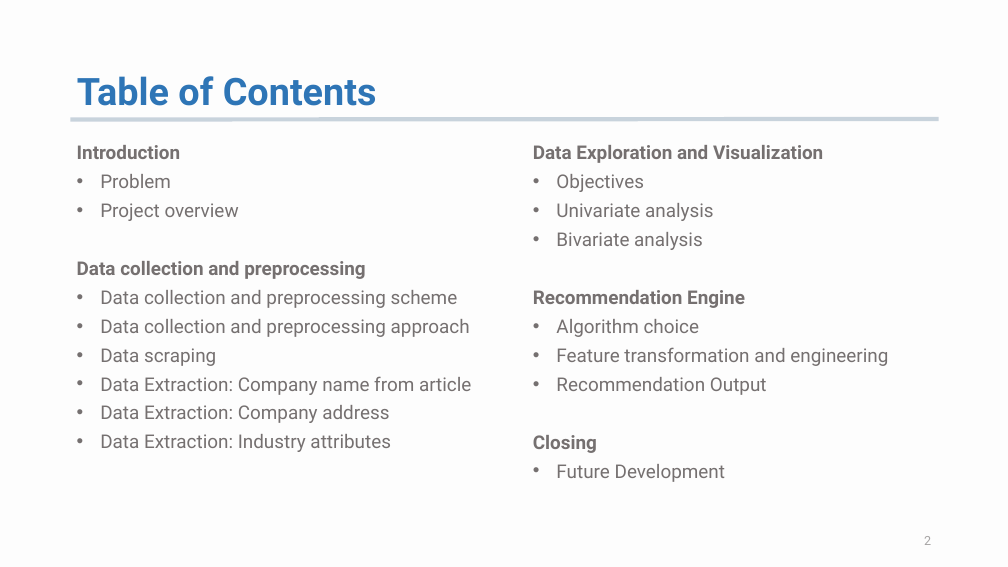
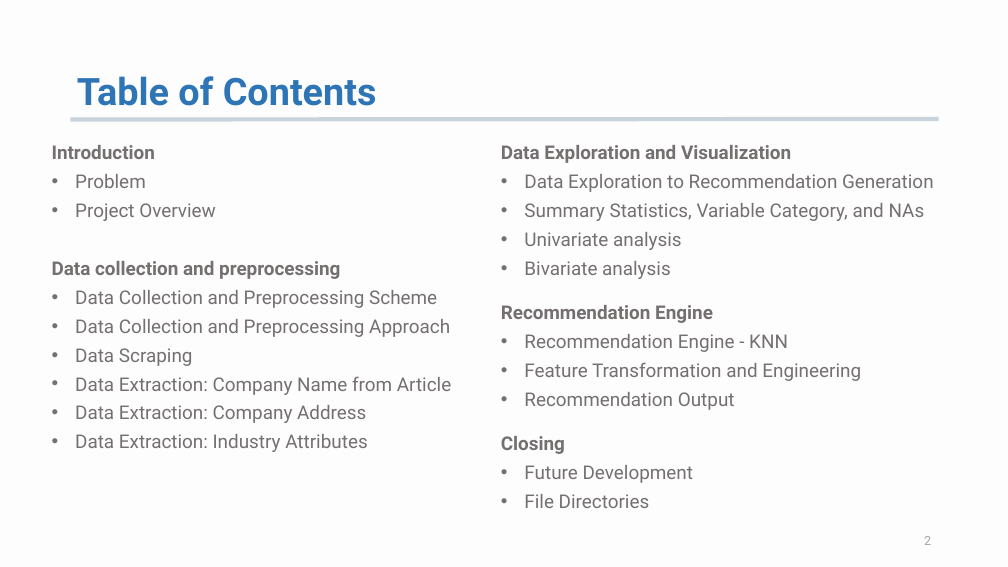
Before and after one commit to K-AlfredIwasaki/job_hunting_made_easy, a slide deck: slide 2 of startup_db_recommendation.pptx. Drawn at 1008x567 pixels with LibreOffice and Linux fonts; fonts in the diff are those of the drawing. Boxes give left, top, right and bottom in pixels: in the first picture for what was removed or moved away, otherwise in the second. Text is boxed around its words. In the diff, an @@ line names an element or a change of style, - is before the commit and + after.

```diff
--- a/startup_db_recommendation.pptx
+++ b/startup_db_recommendation.pptx
@@ text "Introduction": place and size @@
-text "Introduction" at bbox=[77, 145, 471, 452]
+text "Introduction" at bbox=[52, 145, 451, 452]
@@ text "Data Exploration and Visualization": place and size @@
-text "Data Exploration and Visualization" at bbox=[533, 145, 888, 482]
+text "Data Exploration and Visualization" at bbox=[501, 145, 934, 508]
@@ text at bbox=[524, 174, 934, 221]: text changed @@
-• Objectives
+• Data Exploration to Recommendation Generation
+• Summary Statistics, Variable Category, and NAs
@@ text at bbox=[75, 203, 216, 221]: text changed @@
-• Project overview
+• Project Overview
@@ text at bbox=[75, 290, 451, 452]: text changed @@
-• Data collection and preprocessing scheme
-• Data collection and preprocessing approach
-• Data scraping
-• Data Extraction: Company name from article
-• Data Extraction: Company address
-• Data Extraction: Industry attributes
+• Data Collection and Preprocessing Scheme
+• Data Collection and Preprocessing Approach
+• Data Scraping
+• Data Extraction: Company Name from Article
+• Data Extraction: Company Address
+• Data Extraction: Industry Attributes
@@ text at bbox=[524, 334, 861, 381]: text changed @@
-• Algorithm choice
-• Feature transformation and engineering
+• Recommendation Engine - KNN
+• Feature Transformation and Engineering
@@ text at bbox=[524, 494, 650, 508]: paragraph added @@
+• File Directories
```
Also in this commit, not shown: 11 other slides changed, 2 slides added, 1 slide removed, 3 other files.
